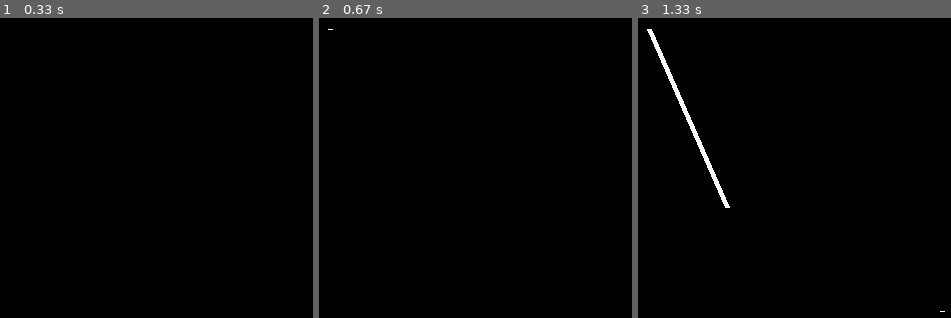
Above: before the commit, frames 1-3 (left to right).
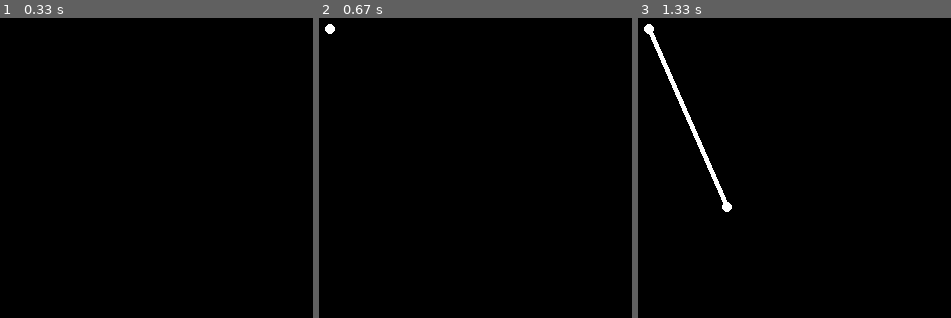
Above: after the commit, the same moments.

Repository: vinnnyr/Vinny-Truss-Solver
Game: pygame game, started from newMain.py
Same seed, same stepped clock (60 frames per second), same inputs: the game is played once before the commit and once after it.
Inputs (mouse positions are in pixels of both pictures, inside the frame that each line leads up to):
- Up to frame 1 (0.33 s): no input
- Up to frame 2 (0.67 s): click (331, 30) at 0.38 s
- Up to frame 3 (1.33 s): click (725, 207) at 0.72 s; click (941, 312) at 1.05 s

Frame 1 is identical in both runs. In frame 2, less than 0.1% of the frame differs, in the area x 1-6%, y 2-6%; in frame 3, 0.1%, in the area x 1-99%, y 2-98%.

Commit message:
Member/Node Drawing optimized in newMain.py

Diff:
--- a/newMain.py
+++ b/newMain.py
@@ -2,24 +2,58 @@
 import numpy as np
 import math
 
+def checkCollide(classList,pos, r):
+    var = classList.__class__.__name__
+    (x,y)=pos
+    if (var != "list"): #if single var is to be checked, make it into a list
+        classList = [classList]
+    list = []
+    for p in classList:
+        className=p.__class__.__name__
+        if className=='tuple': #if classList is a list of tups, unpack the tup
+            (a,b)=p
+            if abs(math.hypot(a - x, b - y)) <= r:
+                list = list + [p]
+        else: #otherwise cehck against the x and y pos
+            if abs(math.hypot(p.x - x, p.y - y)) <= r:
+                list = list + [p]
+    if len(list) == 0:
+        return None
+    elif (len(list) == 1):
+        var = list[0]
+        return var
+    else:
+        return list
 
 class Structure:
     def __init__(self):
         self.membList = []
 
-    def create(self):
-        if len(self.membList) > 0:
-            lastMemb = self.membList[len(self.membList) - 1]
+    def create(self): #will be called when mouse is clicked
+        if len(self.membList) > 0: #If membList is populated
+            lastMemb = self.membList[len(self.membList) - 1] #get the last member
             if lastMemb.moving:
-                lastMemb.moving = False
-            else:
-                self.addMemb()
-        else:
-            self.addMemb()
+                self.startPosList=self.getStartPos()
+                var=checkCollide(self.startPosList,(mouseX,mouseY),15)
+                lastMemb.moving = False #If this was entered, the member is now "complete"
+                if var:
+                    if var.__class__.__name__=='list':
+                        var=var[0] #this condition happens when you trace over members
+                    lastMemb.endPos=var
+            else:#Check collide with end of other memb (to connect) and then add new Memb
+                var=checkCollide(lastMemb,(mouseX,mouseY),15)
+                if var:
+                    self.addMemb(lastMemb.endPos) #start new memb
+        else: #No membList population, start one.
+            self.addMemb((mouseX,mouseY))
 
-    def addMemb(self):
-        self.membList.append(Member((mouseX, mouseY)))
-
+    def addMemb(self,pos):
+        self.membList.append(Member(pos))
+    def getStartPos(self):
+        list=[]
+        for m in self.membList:
+            list.append(m.startPos)
+        return list
     def display(self):
         for m in self.membList:
             m.display()
@@ -29,12 +63,19 @@
     def __init__(self, startPos):
         self.startPos = startPos
         self.endPos = (mouseX, mouseY)
-        self.color = (255, 250, 250)
+        self.color = (255, 255, 255) #white
         self.moving = True
 
     def display(self):
         if self.moving:
             self.endPos = (mouseX, mouseY)
+            (self.x,self.y)=self.endPos
+        else:
+            name=self.endPos.__class__.__name__
+            if name!= 'tuple':
+                print(name)
+            pygame.draw.circle(screen, self.color, self.endPos, 5)
+        pygame.draw.circle(screen, self.color, self.startPos, 5)
         pygame.draw.line(screen, self.color, self.startPos, self.endPos, 5)
 
 
@@ -57,7 +98,7 @@
             mainStruct.create()
 
     # Display, Flip, Tick
-    screen.fill((0,0,0))
+    screen.fill((0,0,0))#black
     mainStruct.display()
     pygame.display.flip()
     clock.tick(60)
